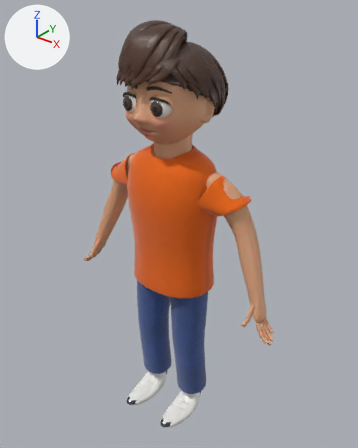
One commit to the Blender file 3D_ANIMATION_STUDIO/CHARACTER/mascot_rig.blend: the scene before it, then after it.
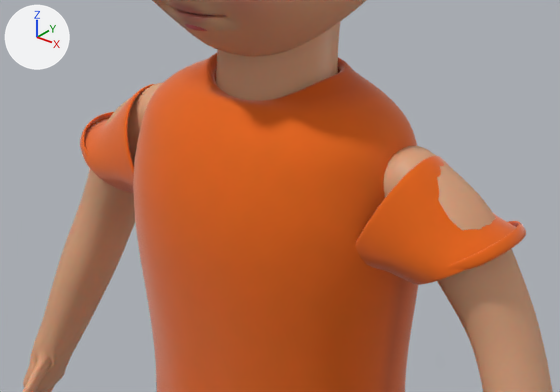
Old and new are each drawn whole from a 50 mm lens placed at (0.93, -1.125, 1.444), pointed at (0.002, 0.036, 0.725) and again close up on the part from 24% to 73% of the width and 28% to 56% of the height. The lights are fixed; the arrows at upper left show +X, +Y and +Z. The older version's two pictures come first.

Objects in the first close-up: 'MSC_Arm_L', 'MSC_Arm_R', 'MSC_Head', 'MSC_Neck', 'MSC_Shirt' and 1 more.
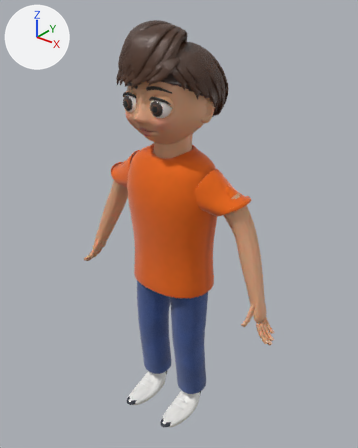
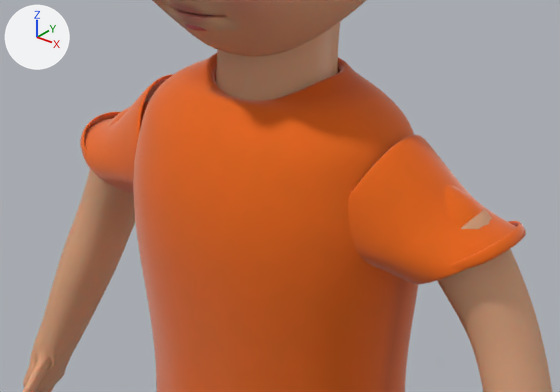
Location of each change, [x1, y1, x2, y2] in pixels of the close-ups (560 x 392 px; the box of a moved part takes in the faces that stretch with it):
'MSC_Arm_L', reshaped
    before: [384, 146, 553, 392]
    after: [437, 184, 552, 392]
'MSC_Arm_R', reshaped
    before: [22, 83, 162, 392]
    after: [22, 98, 151, 392]
part 1 of me_msc_arm_l, moved or reshaped
    before: [437, 208, 540, 354]
    after: [437, 209, 540, 354]
part 2 of me_msc_arm_l, recoloured
    before: [384, 146, 489, 229]
    after: [444, 184, 485, 228]
part 3 of me_msc_arm_r, recoloured
    before: [105, 83, 162, 165]
    after: [109, 98, 151, 128]
part 4 of me_msc_shirt, moved or reshaped
    before: [356, 156, 523, 285]
    after: [348, 135, 517, 284]
part 5 of me_msc_shirt, moved or reshaped
    before: [82, 84, 154, 193]
    after: [82, 74, 173, 193]

What changed in the scene script:
```text
Change me_msc_arm_l:
    used by ob_msc_arm_l; location = (0.0, 0.0, 0.0)
    remove me_msc_arm_l.from_pydata(...)  # 477 vertices, 460 faces; spans x 0.105..0.413, y -0.08..0.07, z 0.463..0.958
    add me_msc_arm_l.from_pydata(...)  # 477 vertices, 460 faces; spans x 0.149..0.413, y -0.08..0.071, z 0.463..0.941
    me_msc_arm_l part 1: 14 of 477 vertices moved; they spanned x 0.105..0.271, y -0.027..0.067, z 0.805..0.958 and now span x 0.149..0.271, y -0.027..0.066, z 0.804..0.941; mean shift (0.009, 0.0, -0.008); largest move (0.112, -0.024, 0.902) -> (0.155, -0.002, 0.895)
    me_msc_arm_l part 2: 9 faces spanning x 0.149..0.238, y -0.027..0.066, z 0.841..0.941 switch from mat_msc_skin to mat_msc_shirt
Change me_msc_arm_r:
    used by ob_msc_arm_r; location = (0.0, 0.0, 0.0)
    remove me_msc_arm_r.from_pydata(...)  # 477 vertices, 460 faces; spans x -0.413..-0.105, y -0.08..0.07, z 0.463..0.958
    add me_msc_arm_r.from_pydata(...)  # 477 vertices, 460 faces; spans x -0.413..-0.149, y -0.08..0.071, z 0.463..0.941
    me_msc_arm_r part 3: 9 faces spanning x -0.238..-0.149, y -0.027..0.066, z 0.841..0.941 switch from mat_msc_skin to mat_msc_shirt
    edits to the shape of me_msc_arm_r do not show in these pictures
Change me_msc_shirt:
    where me_msc_shirt.from_pydata(...)  # 1152 vertices, 1056 faces; spans x -0.27..0.27, y -0.113..0.117, z 0.522..0.999
    used by ob_msc_shirt; location = (0.0, 0.0, 0.0)
    me_msc_shirt part 4: 144 of 1152 vertices moved; they spanned x 0.105..0.263, y -0.052..0.078, z 0.802..0.942 and now span x 0.073..0.26, y -0.06..0.08, z 0.799..0.957; mean shift (-0.016, 0.0, 0.004); largest move (0.106, 0.024, 0.805) -> (0.073, 0.026, 0.802)
    me_msc_shirt part 5: 144 of 1152 vertices moved; they spanned x -0.263..-0.105, y -0.052..0.078, z 0.802..0.942 and now span x -0.26..-0.073, y -0.06..0.08, z 0.799..0.957; mean shift (0.016, 0.0, 0.004); largest move (-0.106, 0.024, 0.805) -> (-0.073, 0.026, 0.802)
```
